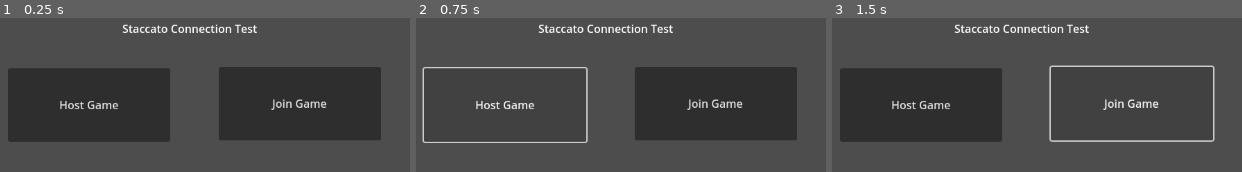
Above: before the commit, frames 1-3 (left to right).
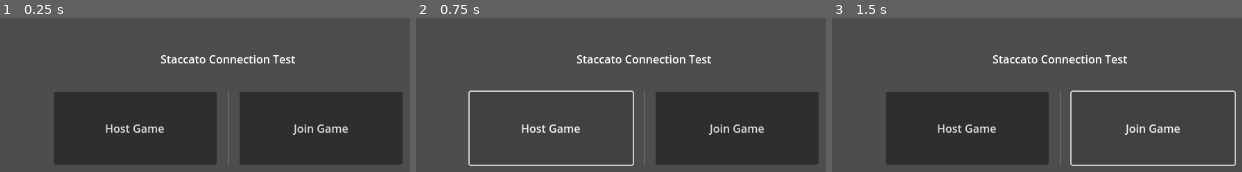
Above: after the commit, the same moments.

Repository: Weakmeak/Staccato
Game: Godot game, scene res://Menu.tscn
Two runs of this game, one before a commit and one after it. Both use one fixed random seed, a clock stepped at 60 frames per second and the inputs below. Before the commit the project has no main scene; this scene is started directly in both runs.
Inputs:
- Up to frame 1 (0.25 s): no input
- Up to frame 2 (0.75 s): click "Host Game" at 0.5 s
- Up to frame 3 (1.5 s): click "Join Game" at 1.25 s

The runs differ from the first frame. In frame 1, 38% of the frame differs, in the area x 1-99%, y 3-96%; in frame 2, 21%; in frame 3, 26%.

Commit message:
Better Menus

Diff:
--- a/HostScrn.tscn
+++ b/HostScrn.tscn
@@ -10,28 +10,29 @@
 grow_horizontal = 2
 grow_vertical = 2
 
-[node name="Title" type="RichTextLabel" parent="."]
-layout_mode = 0
-offset_left = 508.0
-offset_top = 29.0
-offset_right = 643.0
-offset_bottom = 55.0
-theme = SubResource("Theme_0t6m2")
+[node name="Back" type="Button" parent="."]
+offset_right = 121.0
+offset_bottom = 38.0
+text = "<"
+
+[node name="Header" type="CenterContainer" parent="."]
+offset_right = 1152.0
+offset_bottom = 48.0
+
+[node name="HostHeader" type="RichTextLabel" parent="Header"]
+custom_minimum_size = Vector2(150, 25)
+layout_mode = 2
+theme = SubResource("Theme_14lo8")
 text = "You are the host!"
 scroll_active = false
 
-[node name="Console" type="RichTextLabel" parent="."]
-layout_mode = 0
-offset_left = 169.0
-offset_top = 84.0
-offset_right = 990.0
-offset_bottom = 480.0
-theme = SubResource("Theme_0t6m2")
-text = "Updates will be here"
+[node name="CenterContainer" type="CenterContainer" parent="."]
+offset_top = 48.0
+offset_right = 1152.0
+offset_bottom = 648.0
 
-[node name="HostButton" type="Button" parent="."]
-offset_left = 434.0
-offset_top = 514.0
-offset_right = 668.0
-offset_bottom = 620.0
+[node name="SendButton" type="Button" parent="CenterContainer"]
+custom_minimum_size = Vector2(250, 50)
+layout_mode = 2
+size_flags_horizontal = 4
 text = "Send Question"
--- a/Menu.tscn
+++ b/Menu.tscn
@@ -1,26 +1,41 @@
 [gd_scene format=3 uid="uid://0ghvbhb5c3ho"]
 
-[node name="Node2D" type="Control"]
+[node name="Main Menu" type="Control"]
 layout_mode = 3
 anchors_preset = 0
 
-[node name="HostButton" type="Button" parent="."]
-offset_left = 258.0
-offset_top = 266.0
-offset_right = 492.0
-offset_bottom = 372.0
+[node name="CenterContainer" type="CenterContainer" parent="."]
+layout_mode = 0
+offset_right = 1152.0
+offset_bottom = 647.0
+
+[node name="VBoxContainer" type="VBoxContainer" parent="CenterContainer"]
+layout_mode = 2
+
+[node name="PlaceholderTitle" type="Label" parent="CenterContainer/VBoxContainer"]
+custom_minimum_size = Vector2(195, 26)
+layout_mode = 2
+size_flags_horizontal = 4
+text = "Staccato Connection Test"
+
+[node name="ColorRect" type="ColorRect" parent="CenterContainer/VBoxContainer"]
+custom_minimum_size = Vector2(25, 25)
+layout_mode = 2
+color = Color(1, 1, 1, 0)
+
+[node name="HBoxContainer" type="HBoxContainer" parent="CenterContainer/VBoxContainer"]
+layout_mode = 2
+
+[node name="HostButton" type="Button" parent="CenterContainer/VBoxContainer/HBoxContainer"]
+custom_minimum_size = Vector2(235, 105)
+layout_mode = 2
 text = "Host Game"
 
-[node name="JoinButton" type="Button" parent="."]
-offset_left = 562.0
-offset_top = 264.0
-offset_right = 796.0
-offset_bottom = 370.0
+[node name="VSeparator" type="VSeparator" parent="CenterContainer/VBoxContainer/HBoxContainer"]
+custom_minimum_size = Vector2(25, 0)
+layout_mode = 2
+
+[node name="JoinButton" type="Button" parent="CenterContainer/VBoxContainer/HBoxContainer"]
+custom_minimum_size = Vector2(235, 105)
+layout_mode = 2
 text = "Join Game"
-
-[node name="PlaceholderTitle" type="Label" parent="."]
-offset_left = 423.0
-offset_top = 197.0
-offset_right = 618.0
-offset_bottom = 223.0
-text = "Staccato Connection Test"
--- /dev/null
+++ b/PlayerScrn.tscn
@@ -0,0 +1,27 @@
+[gd_scene load_steps=2 format=3 uid="uid://bp5ph3x8410a3"]
+
+[sub_resource type="Theme" id="Theme_1cuqy"]
+
+[node name="Player Screen" type="Control"]
+layout_mode = 3
+anchors_preset = 15
+anchor_right = 1.0
+anchor_bottom = 1.0
+grow_horizontal = 2
+grow_vertical = 2
+
+[node name="Back" type="Button" parent="."]
+offset_right = 121.0
+offset_bottom = 38.0
+text = "<"
+
+[node name="CenterContainer2" type="CenterContainer" parent="."]
+offset_right = 1152.0
+offset_bottom = 48.0
+
+[node name="TeamName" type="RichTextLabel" parent="CenterContainer2"]
+custom_minimum_size = Vector2(150, 25)
+layout_mode = 2
+theme = SubResource("Theme_1cuqy")
+text = "You are a player!"
+scroll_active = false
--- /dev/null
+++ b/QuestionPrompt.tscn
@@ -0,0 +1,54 @@
+[gd_scene format=3 uid="uid://7xdggafynobu"]
+
+[node name="Question Prompt" type="Control"]
+layout_mode = 3
+anchors_preset = 15
+anchor_right = 1.0
+anchor_bottom = 1.0
+grow_horizontal = 2
+grow_vertical = 2
+
+[node name="CenterContainer" type="CenterContainer" parent="."]
+layout_mode = 0
+offset_top = 48.0
+offset_right = 1152.0
+offset_bottom = 648.0
+
+[node name="VBoxContainer" type="VBoxContainer" parent="CenterContainer"]
+custom_minimum_size = Vector2(500, 0)
+layout_mode = 2
+alignment = 1
+
+[node name="LineEdit" type="LineEdit" parent="CenterContainer/VBoxContainer"]
+layout_mode = 2
+placeholder_text = "Title"
+
+[node name="Spacer" type="ColorRect" parent="CenterContainer/VBoxContainer"]
+custom_minimum_size = Vector2(0, 20)
+layout_mode = 2
+color = Color(0, 0, 0, 0)
+
+[node name="LineEdit2" type="LineEdit" parent="CenterContainer/VBoxContainer"]
+layout_mode = 2
+placeholder_text = "Artist"
+
+[node name="Spacer4" type="ColorRect" parent="CenterContainer/VBoxContainer"]
+custom_minimum_size = Vector2(0, 20)
+layout_mode = 2
+color = Color(0, 0, 0, 0)
+
+[node name="LineEdit3" type="LineEdit" parent="CenterContainer/VBoxContainer"]
+layout_mode = 2
+placeholder_text = "Album"
+
+[node name="Spacer5" type="ColorRect" parent="CenterContainer/VBoxContainer"]
+custom_minimum_size = Vector2(0, 50)
+layout_mode = 2
+color = Color(0, 0, 0, 0)
+
+[node name="AnswerButton" type="Button" parent="CenterContainer/VBoxContainer"]
+custom_minimum_size = Vector2(250, 50)
+layout_mode = 2
+size_flags_horizontal = 4
+disabled = true
+text = "Send Answer"
--- a/project.godot
+++ b/project.godot
@@ -11,6 +11,7 @@
 [application]
 
 config/name="Staccato"
+run/main_scene="res://Menu.tscn"
 config/features=PackedStringArray("4.1", "Mobile")
 config/icon="res://icon.svg"
 
Not shown: 1 places in HostScrn.tscn that only renumber resources
